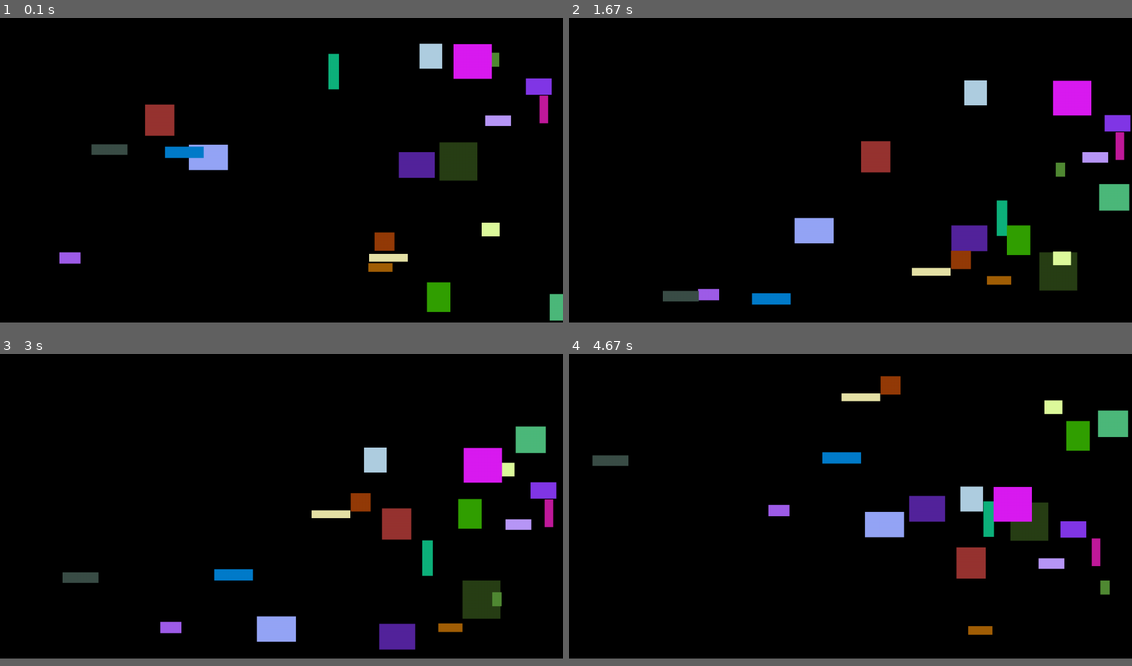
Above: before the commit, frames 1-4 (two rows, left to right).
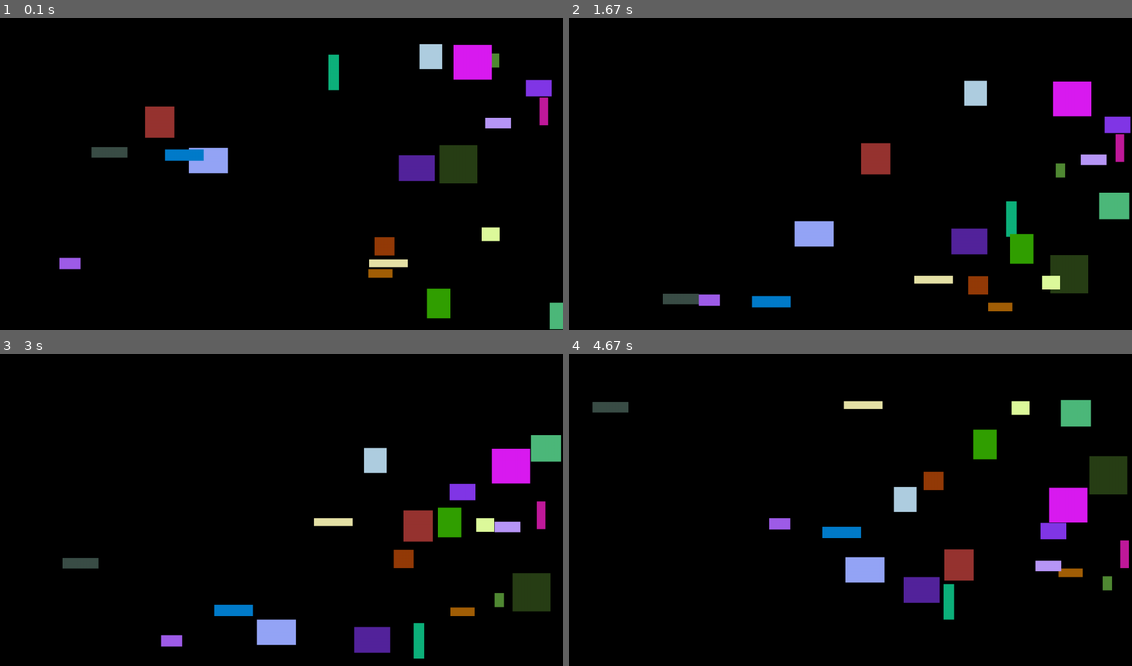
Above: after the commit, the same moments.

Repository: Everything42/rectangles-game
Game: pygame game, started from git_test.py
The game is run twice, just before and just after one commit, with the same random seed, the same clock (stepped at 60 frames per second) and the same inputs.
Inputs:
- Up to frame 1 (0.1 s): no input
- Up to frame 2 (1.67 s): no input
- Up to frame 3 (3 s): no input
- Up to frame 4 (4.67 s): no input
The window is 900x488 before the commit and 900x500 after it. Grey fills any space a smaller window leaves; there, only what the larger window draws over its background counts as a difference.

The runs differ from the first frame. In frame 1, 2.1% of the frame differs, in the area x 10-100%, y 8-100%; in frame 2, 3.8%; in frame 3, 9.6%; in frame 4, 12%, in the area x 4-100%, y 7-90%.

Commit message:
update Y dimension to 800

Diff:
--- a/rectangle_pygame.py
+++ b/git_test.py
@@ -13,7 +13,7 @@
 
 # initialize display
 displayX = 1440
-displayY = 781
+displayY = 800
 screen = pygame.display.set_mode((displayX, displayY))
 pygame.display.set_caption("Rectangle game")
 
